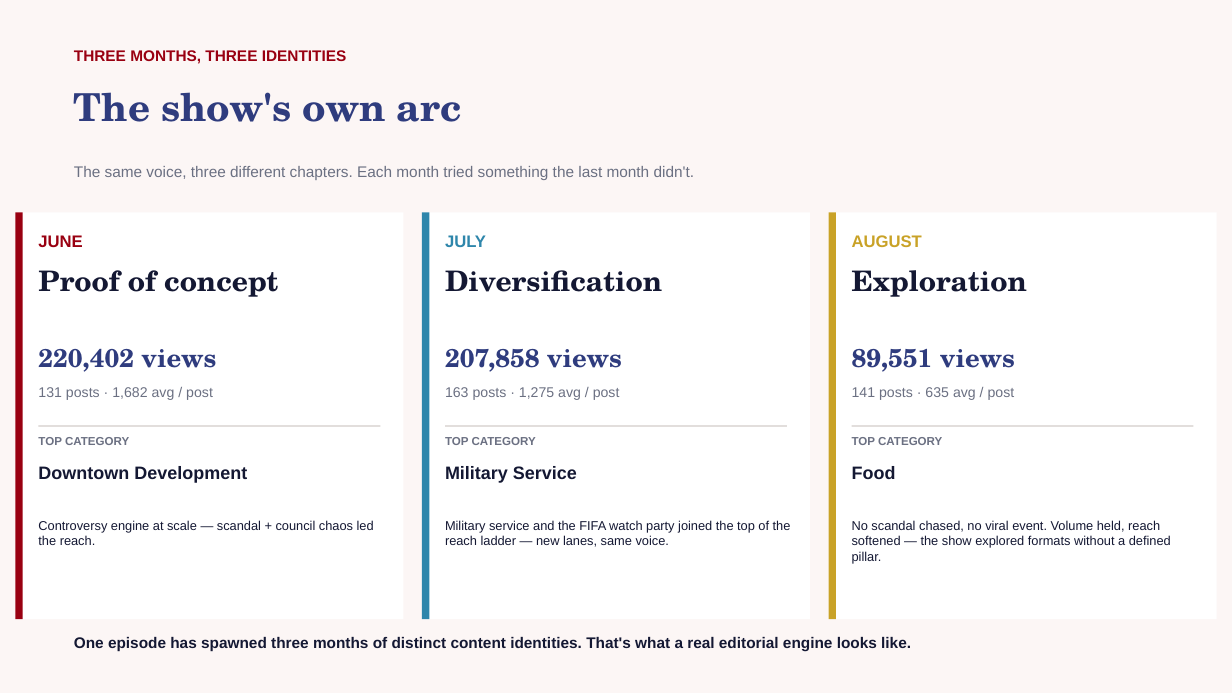
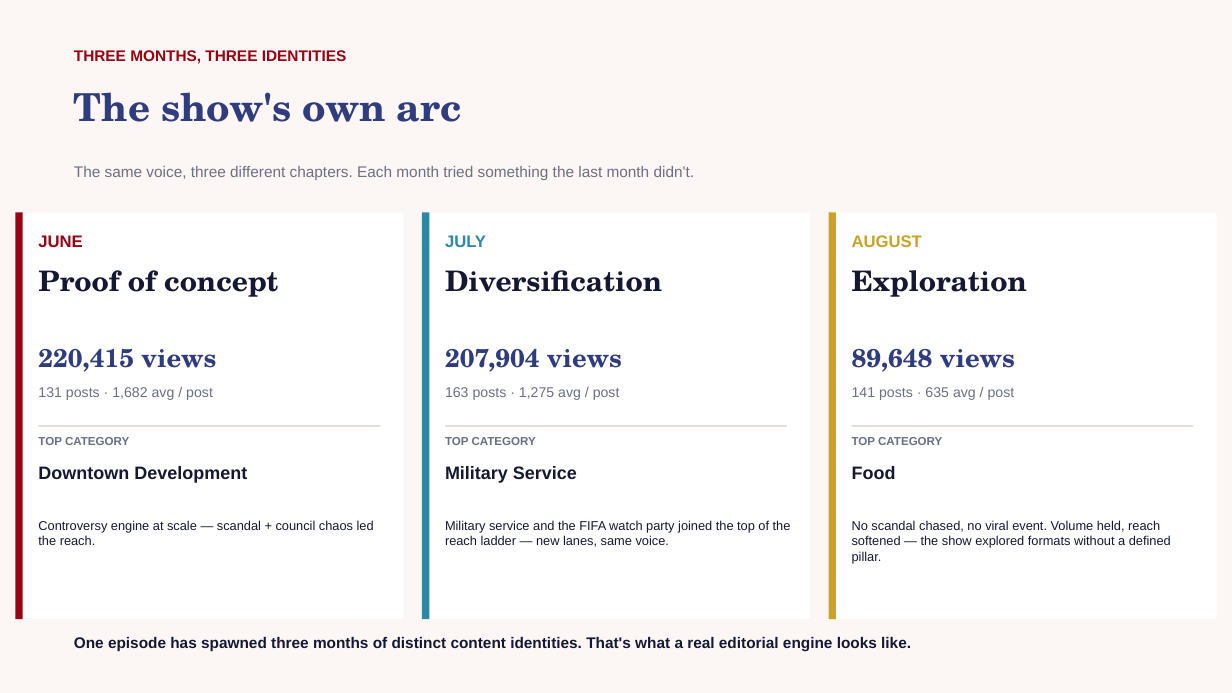
Before and after one commit to zvmmer/talking-downey-kpis, a slide deck: slide 3 of STATE_OF_THE_SHOW.pptx. Drawn at 1232x693 pixels with LibreOffice and Linux fonts; fonts in the diff are those of the drawing. Boxes give left, top, right and bottom in pixels: in the first picture for what was removed or moved away, otherwise in the second. Text is boxed around its words. In the diff, an @@ line names an element or a change of style, - is before the commit and + after.

```diff
--- a/STATE_OF_THE_SHOW.pptx
+++ b/STATE_OF_THE_SHOW.pptx
@@ text at [38,349,216,372]: text changed @@
-220,402 views
+220,415 views
@@ text at [445,349,622,372]: text changed @@
-207,858 views
+207,904 views
@@ text at [852,349,1015,372]: text changed @@
-89,551 views
+89,648 views
```
Also in this commit, not shown: 4 other slides changed, 5 other files.
